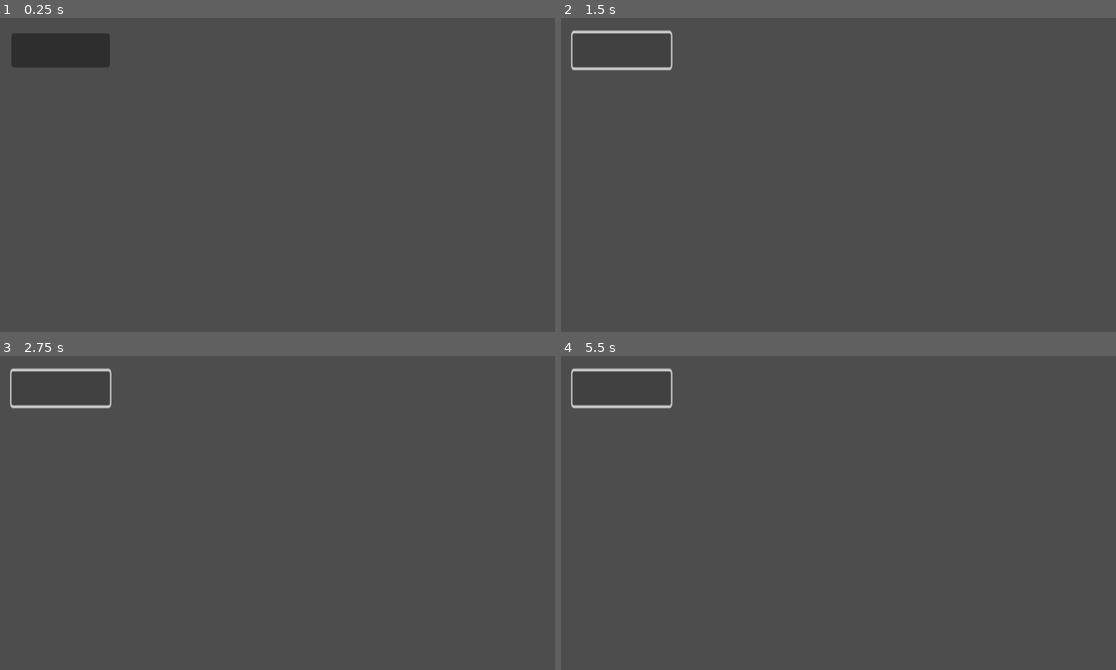
Above: before the commit, frames 1-4 (two rows, left to right).
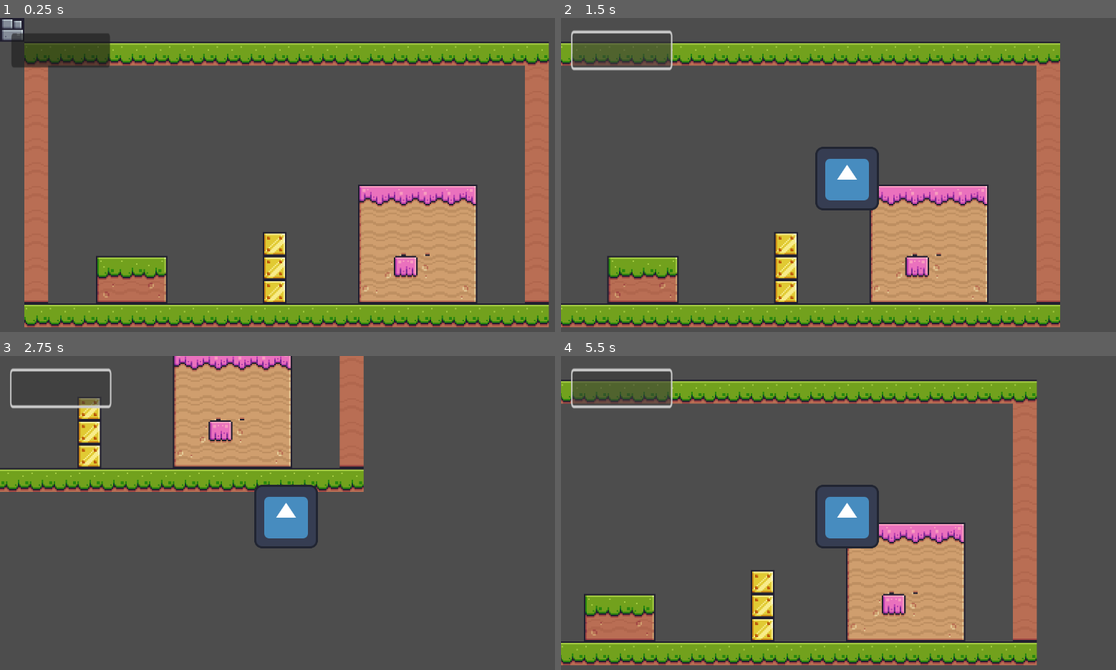
Above: after the commit, the same moments.

Repository: Zazvok/futuristic-strategy-game
Game: Godot game, scene res://scenes/main.tscn
Two runs of this game, one before a commit and one after it. Both use one fixed random seed, a clock stepped at 60 frames per second and the inputs below. Before the commit the project starts from res://zazvok/zazvoktest.tscn. The engine's default icon, where the game draws it, is replaced by a stand-in: a white triangle on a blue panel in a dark square.
Inputs (mouse positions are in pixels of both pictures, inside the frame that each line leads up to):
- Up to frame 1 (0.25 s): no input
- Up to frame 2 (1.5 s): click (622, 49) at 0.5 s; tap Enter at 1.25 s; hold D (moveRight) from 1.28 s (still down)
- Up to frame 3 (2.75 s): release D (moveRight) at 2.03 s; hold S (moveDown) from 2.03 s (still down)
- Up to frame 4 (5.5 s): release S (moveDown) at 2.78 s; hold D (moveRight) 2.78-3.53 s; hold W (moveUp) 3.53-4.28 s; hold A (moveLeft) from 4.28 s (still down)

The runs differ from the first frame. In frame 1, 32% of the frame differs, in the area x 0-99%, y 0-99%; in frame 2, 29%; in frame 3, 16%; in frame 4, 28%.

Commit message:
creating buldings not fully done

Diff:
--- a/project.godot
+++ b/project.godot
@@ -11,7 +11,7 @@
 [application]
 
 config/name="Strategy Game"
-run/main_scene="res://zazvok/zazvoktest.tscn"
+run/main_scene="res://scenes/main.tscn"
 config/features=PackedStringArray("4.2", "Forward Plus")
 config/icon="res://icon.svg"
 
--- a/scenes/Buttonasd.gd
+++ b/scenes/Buttonasd.gd
@@ -1,5 +1,5 @@
 extends Button
-
+var skyscraper1 = preload("res://scenes/skyscraper.tscn")
 
 # Called when the node enters the scene tree for the first time.
 func _ready():
@@ -10,6 +10,7 @@
 func _process(delta):
 	pass
 
-
 func _on_pressed():
-	pass # Replace with function body.
+	var inst = skyscraper1.instance()
+	inst.position = Vector2(0,0)
+	add_child(inst)
--- a/scenes/character.gd
+++ b/scenes/character.gd
@@ -1,5 +1,7 @@
 extends CharacterBody2D
-
+var skyscraper1 = preload("res://scenes/skyscraper.tscn")
+@onready var character_body_2d = $"."
+@onready var camera_2d = $Camera2D
 
 
 const  SPEED = 500.0
@@ -30,3 +32,9 @@
 
 
 	move_and_slide()
+
+
+func _on_button_pressed():
+	var inst = skyscraper1.instantiate()
+	inst.position = camera_2d.position
+	add_child(inst)
--- a/scenes/character.tscn
+++ b/scenes/character.tscn
@@ -21,3 +21,5 @@
 grow_vertical = 2
 scale = Vector2(1.41745, 2.74763)
 size_flags_horizontal = 0
+
+[connection signal="pressed" from="Button" to="." method="_on_button_pressed"]
--- a/scenes/main.tscn
+++ b/scenes/main.tscn
@@ -476,7 +476,7 @@
 scale = Vector2(3, 3)
 tile_set = SubResource("TileSet_10715")
 format = 2
-layer_0/tile_data = PackedInt32Array(1441845, 458752, 0, 150 …(2023 unchanged characters)… , 655371, 1114112, 9, 589835, 1114112, 9)
+layer_0/tile_data = PackedInt32Array(1441845, 458752, 0, 150 …(2023 unchanged characters)… , 655371, 1114112, 9, 589835, 1114112, 9, 0, 0, 2, 65535, 0, 2, -1, 0, 2, -65536, 0, 2)
 
 [node name="CharacterBody2D" parent="." instance=ExtResource("1_04dyw")]
 position = Vector2(575, 324)
--- /dev/null
+++ b/scenes/skyscraper.tscn
@@ -0,0 +1,8 @@
+[gd_scene load_steps=2 format=3 uid="uid://l0v3anyoi8ci"]
+
+[ext_resource type="Texture2D" uid="uid://cba3mncax77vf" path="res://icon.svg" id="1_am705"]
+
+[node name="Skyscraper" type="Node2D"]
+
+[node name="Sprite2D" type="Sprite2D" parent="."]
+texture = ExtResource("1_am705")
